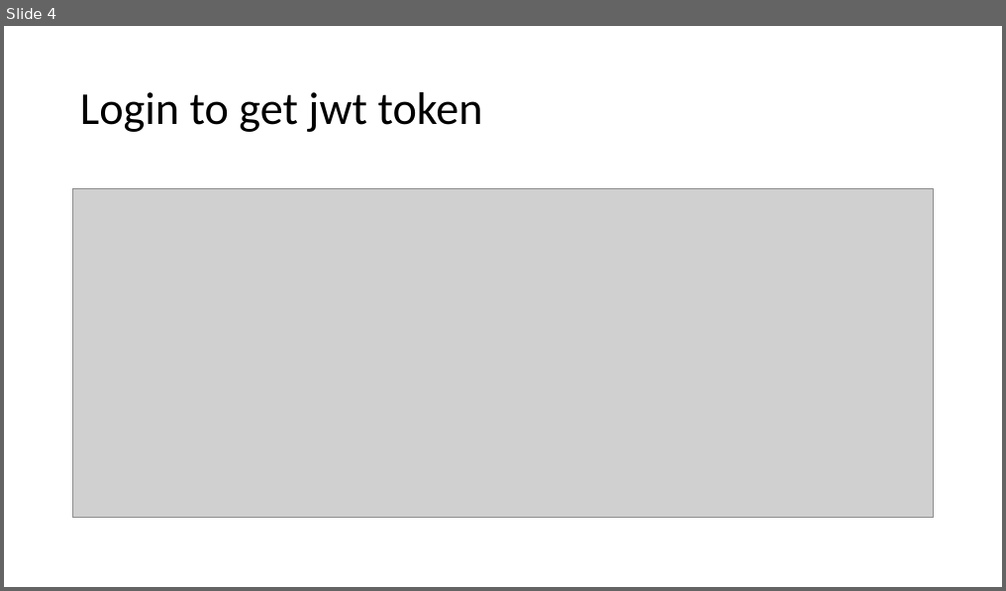
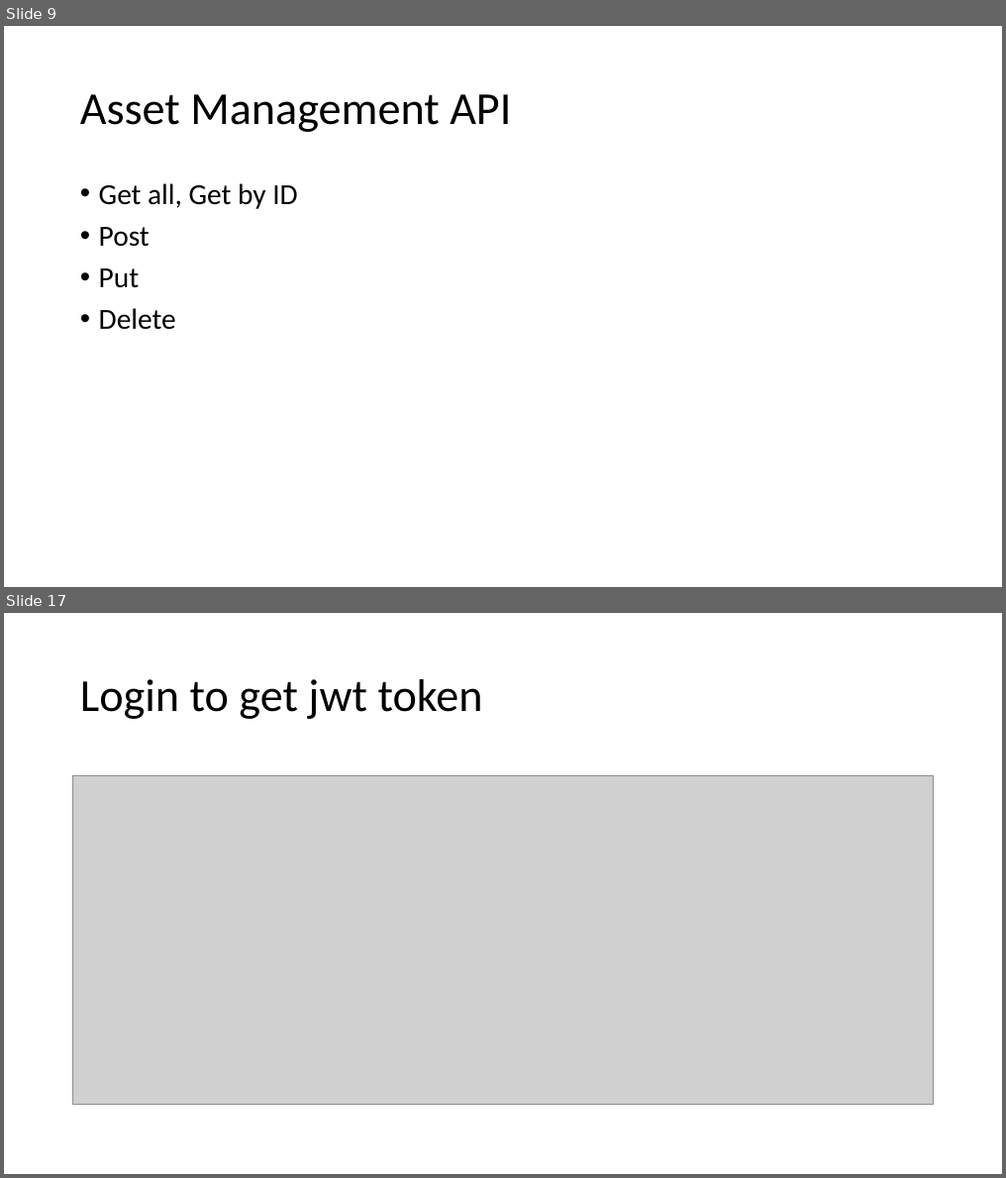
Before and after one commit to Lejuan60606/PlayGoodSolution, a slide deck: Presentation1.pptx. Shown one above the other, each under a label of ours: slide 4 before the commit, slides 9 and 17 after it; the slides between them are not shown. The pictures are 1006x591 and 1006x1178 pixels, drawn with LibreOffice and Linux fonts; fonts in the diff are those of the drawing; grey boxes stand for pictures. Boxes give left, top, right and bottom in pixels: in the first picture for what was removed or moved away, otherwise in the second. Text is boxed around its words. In the diff, an @@ line names an element or a change of style, - is before the commit and + after.

```diff
--- a/Presentation1.pptx
+++ b/Presentation1.pptx
@@ slide 9 added at (x1=4, y1=26, x2=1002, y2=587), background #FFFFFF @@
@@ title added at (x1=80, y1=94, x2=511, y2=132), 44 pt, text #000000 @@
+Asset Management API
@@ text added at (x1=99, y1=183, x2=297, y2=330), 28 pt, text #000000 @@
+• Get all, Get by ID
+• Post
+• Put
+• Delete
@@ what was slide 4 is now slide 17 @@
```
Also in this commit, not shown: 3 slides changed, 12 other slides added.
